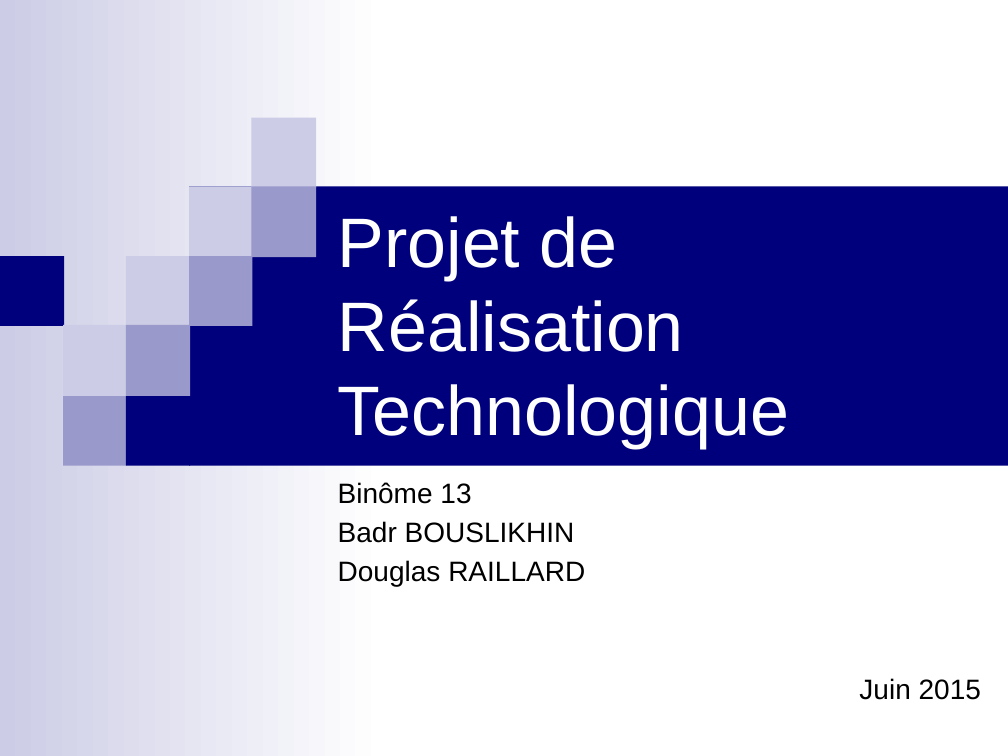
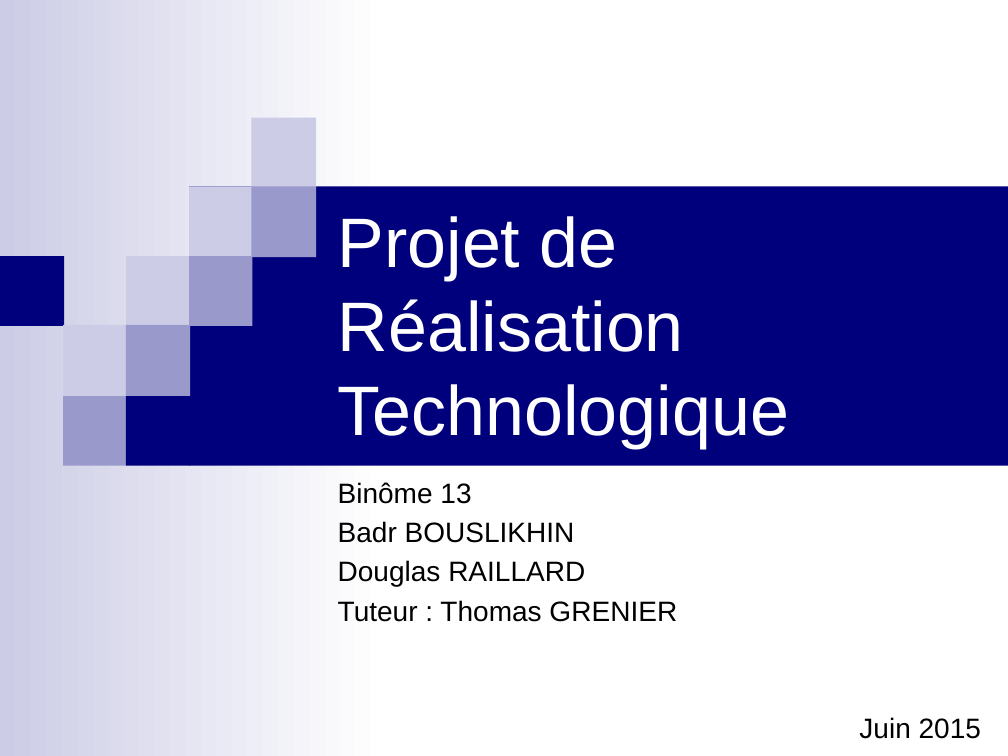
Before and after one commit to badrbouslikhin/Beluga, a slide deck: slide 1 of Rendu/PresentationFinale/Binome13PresentationFinalePRT.pptx. Drawn at 1008x756 pixels with LibreOffice and Linux fonts; fonts in the diff are those of the drawing. Boxes give left, top, right and bottom in pixels: in the first picture for what was removed or moved away, otherwise in the second. Text is boxed around its words. In the diff, an @@ line names an element or a change of style, - is before the commit and + after.

```diff
--- a/Rendu/PresentationFinale/Binome13PresentationFinalePRT.pptx
+++ b/Rendu/PresentationFinale/Binome13PresentationFinalePRT.pptx
@@ subtitle at [338,600,677,622]: paragraph added @@
+Tuteur : Thomas GRENIER
```
Also in this commit, not shown: 12 other slides changed, 1 slide added, 3 other files.
